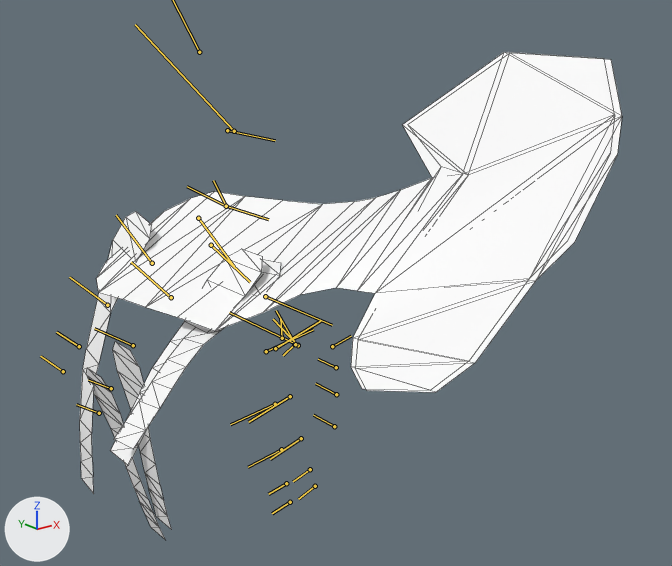
An edit to the FBX model Assets/Resources/CardArt/Models/Mesh_AntelopeA.fbx, drawn before and after from the same camera.
One viewpoint serves both versions: a camera (50 mm lens) standing at (-0.655, -1.169, 0.66) and looking at (0.204, -0.095, 0.231). Every picture has the same lights, and +X, +Y and +Z are marked at lower left. Both versions are drawn at frame 82 of the action 'ArmatureAction'; the numbers are the values there. The bones that bend it are drawn over the model as lines. Mesh edges are drawn as thin lines.

Objects in the first picture: 'Mesh_Body', 'Mesh_Face'.
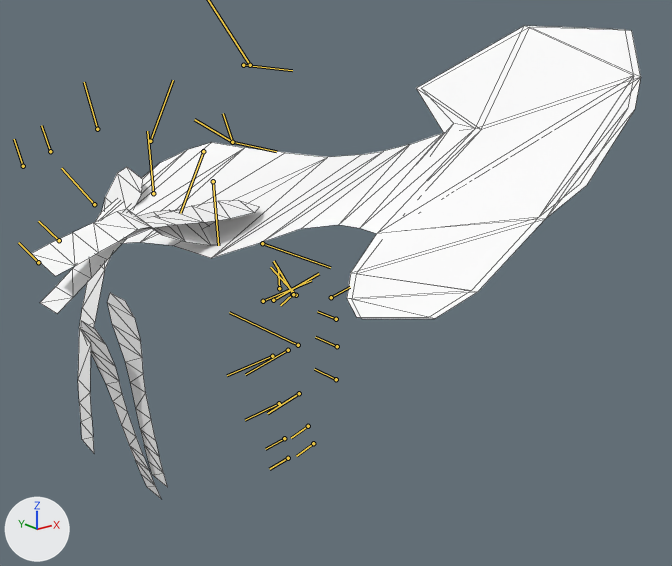
Location of each change, [x1, y1, x2, y2] in pixels of the pictures (672 x 566 px):
'Mesh_Body', posed (13% wider): before [80, 52, 615, 539]; after [31, 26, 634, 498]
'Mesh_Face', posed (9% wider, 13% shorter): before [356, 59, 622, 392]; after [352, 30, 641, 319]
bone 'Bone_Pelvis', root to tip: before (294, 344) to (283, 355); after (292, 294) to (280, 305)
bone 'Bone_Spine', root to tip: before (265, 296) to (332, 325); after (262, 243) to (330, 267)
bone 'Bone_Shoulder', root to tip: before (226, 206) to (268, 219); after (232, 142) to (276, 151)
bone 'Bone_FrontLegL', root to tip: before (198, 218) to (234, 267); after (203, 151) to (180, 213)
bone 'Bone_KneeL', root to tip: before (107, 305) to (69, 277); after (97, 129) to (84, 82)
bone 'Bone_FrontLegR', root to tip: before (211, 245) to (250, 282); after (213, 181) to (218, 245)
bone 'Bone_KneeR', root to tip: before (133, 345) to (94, 328); after (94, 204) to (61, 168)
bone 'Bone_Tail', root to tip: before (332, 346) to (351, 336); after (331, 297) to (350, 287)

What the commit changed:
Bone 'Bone_Pelvis' (bone_bone_pelvis) moves from (-0.3, -3.3, 0.0) to (0.0, -12.1, 0.0).
Bone 'Bone_Spine' (bone_bone_spine) turns from (0, -7, 0) to (0, -14, 0) degrees about its own x, y and z.
Bone 'Bone_Shoulder' (bone_bone_shoulder) turns from (0, 0, 0) to (0, -2, 0) degrees about its own x, y and z.
Bone 'Bone_FrontLegL' (bone_bone_frontlegl) turns from (-9, -59, 15) to (32, -52, -61) degrees about its own x, y and z.
Bone 'Bone_KneeL' (bone_bone_kneel) turns from (0, 0, -14) to (0, 0, -38) degrees about its own x, y and z.
Bone 'Bone_FrontLegR' (bone_bone_frontlegr) turns from (0, 0, 20) to (0, 0, -14) degrees about its own x, y and z.
Bone 'Bone_KneeR' (bone_bone_kneer) turns from (0, 0, -13) to (0, 0, -36) degrees about its own x, y and z.
Bone 'Bone_Tail' (bone_bone_tail) turns from (0, 0, 12) to (0, 0, 14) degrees about its own x, y and z.
Bone 'Bone_Smile' (bone_bone_smile) moves from (34.7, -26.8, 1.0) to (44.0, -29.9, 1.0).
Bone 'Bone_Smile' (bone_bone_smile) turns from (0, 0, -46) to (0, 0, -54) degrees about its own x, y and z.
